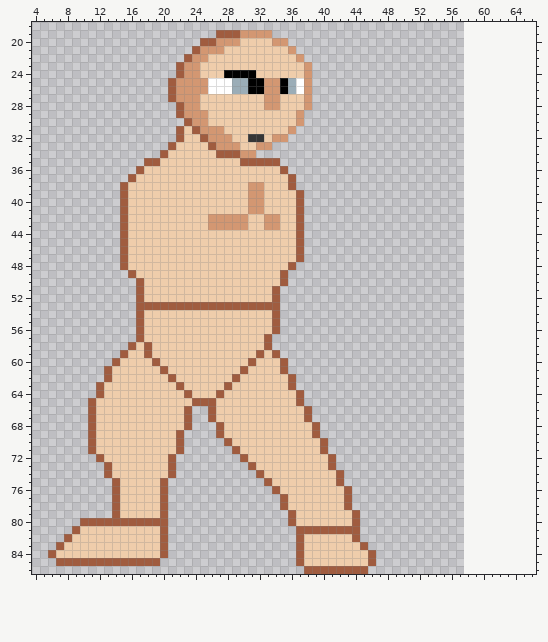
Pixel-art file -- Mohanjo daro/Assets/Art/Effects/characters.aseprite. The picture above is the old version.
57x87 pixels, 1 frame. Shown: x 4..66, y 18..86. The old version is drawn lined up with the new one, on the new canvas.
After:
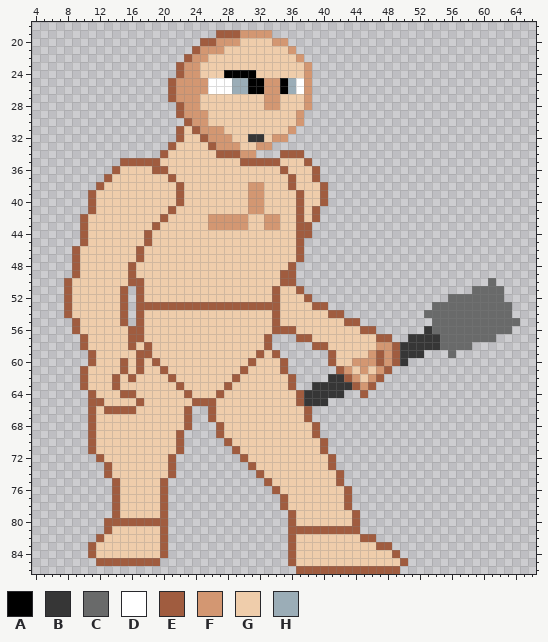
Palette (. is transparent): A #000000  B #363636  C #696a6a  D #ffffff  E #a05c3f  F #d39772  G #efcdab  H #9badb7
What changed:
canvas 57x87 -> 75x87, the old top-left corner now at 1,0
Changed rows in their new state; - is an unchanged pixel.
first column x 8:
34 ---------------------------EEE---------------------------
35 -------EEE-----------------GGGE--------------------------
36 ------EGGG-EE---------------GGGE-------------------------
37 -----EGGG----E---------------GGE-------------------------
38 ----EGGG------E--------------GGGE------------------------
39 ---EGGGG------E---------------GGE------------------------
40 ---EGGGG------E---------------GGE------------------------
41 ---EGGGG-----E----------------GE-------------------------
42 --EGGGGG----E-----------------GE-------------------------
43 --EGGGGG---E------------------E--------------------------
44 --EGGGGG--E-------------------E--------------------------
45 --EGGGGG--E----------------------------------------------
46 -EGGGGGG-E-----------------------------------------------
47 -EGGGGGG-E-----------------------------------------------
48 -EGGGGGGE------------------------------------------------
49 -EGGGGGG--------------------E----------------------------
50 EGGGGGGGE-------------------E------------------------C---
51 EGGGGGGE-------------------GGE---------------------CCCC--
52 EGGGGGGE-------------------GGGE-----------------CCCCCCC--
53 EGGGGGGE-------------------GGGGEE-------------CCCCCCCCCC-
54 EGGGGGGE-------------------GGGGGGEE----------CCCCCCCCCCC-
55 -EGGGGGE-------------------GGGGGGGGEE---------CCCCCCCCCCC
56 -EGGGGGGE------------------EEGGGGGGGGEE------BCCCCCCCCCC-
57 --EGGGGGE--------------------EEGGGGGGGGEE--BBBBCCCCCCC---
58 --EGGGGG-----------------------EEGGGGGGFFEBBBBBCCCC------
59 ---EGGGG-E-----------------------EGGGGFEFEBBB---C--------
60 ---EGGGE-E-----------------------EGGFFFEFEB--------------
61 --EGGG-E-E------------------------EFGFGFE----------------
62 --EGGGE-E------------------------BBEFGFE-----------------
63 --EGG-E------------------------BBBBBEFE------------------
64 ---EG--EE---------------------BBBBB--E-------------------
65 ----E----E--------------------BBB------------------------
66 -----EEEE------------------------------------------------
first column x 6:
80 ----...--------------------------------------
81 ---....E----------------------E--------------
82 --....E-----------------------EG------GEE----
83 -....E------------------------EG-------GGEE--
84 .....E------------------------EG--------GGGE-
85 -.....------------------------EG--------GGGGE
86 -------------------------------E--------EEEE-
